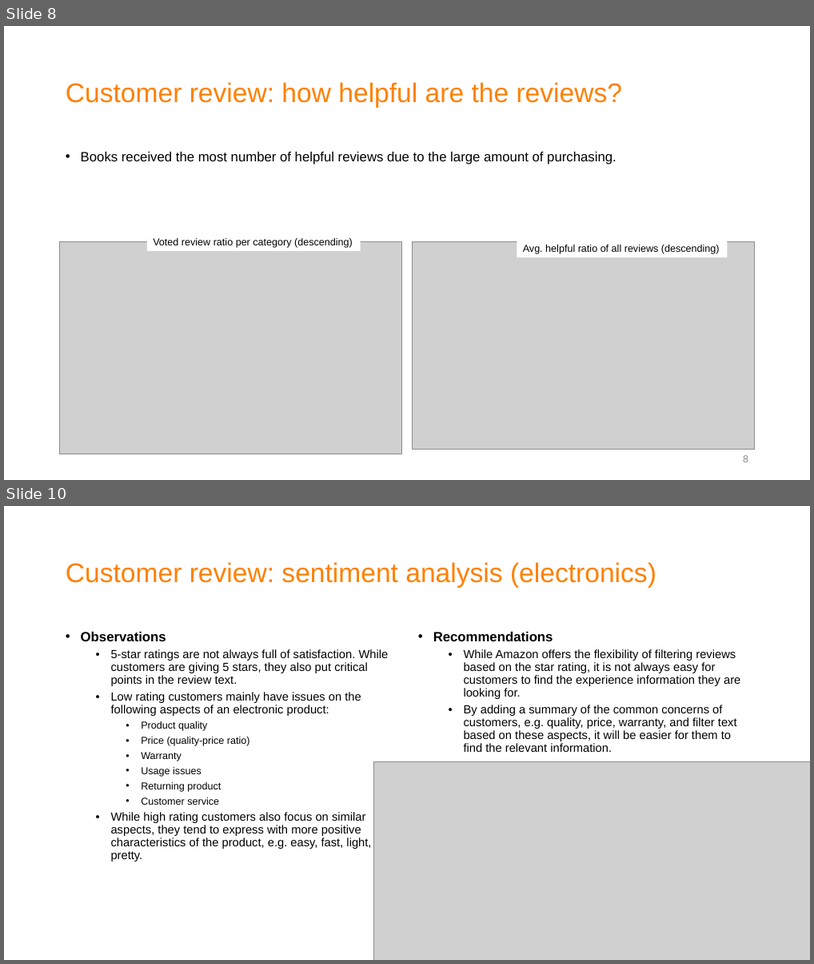
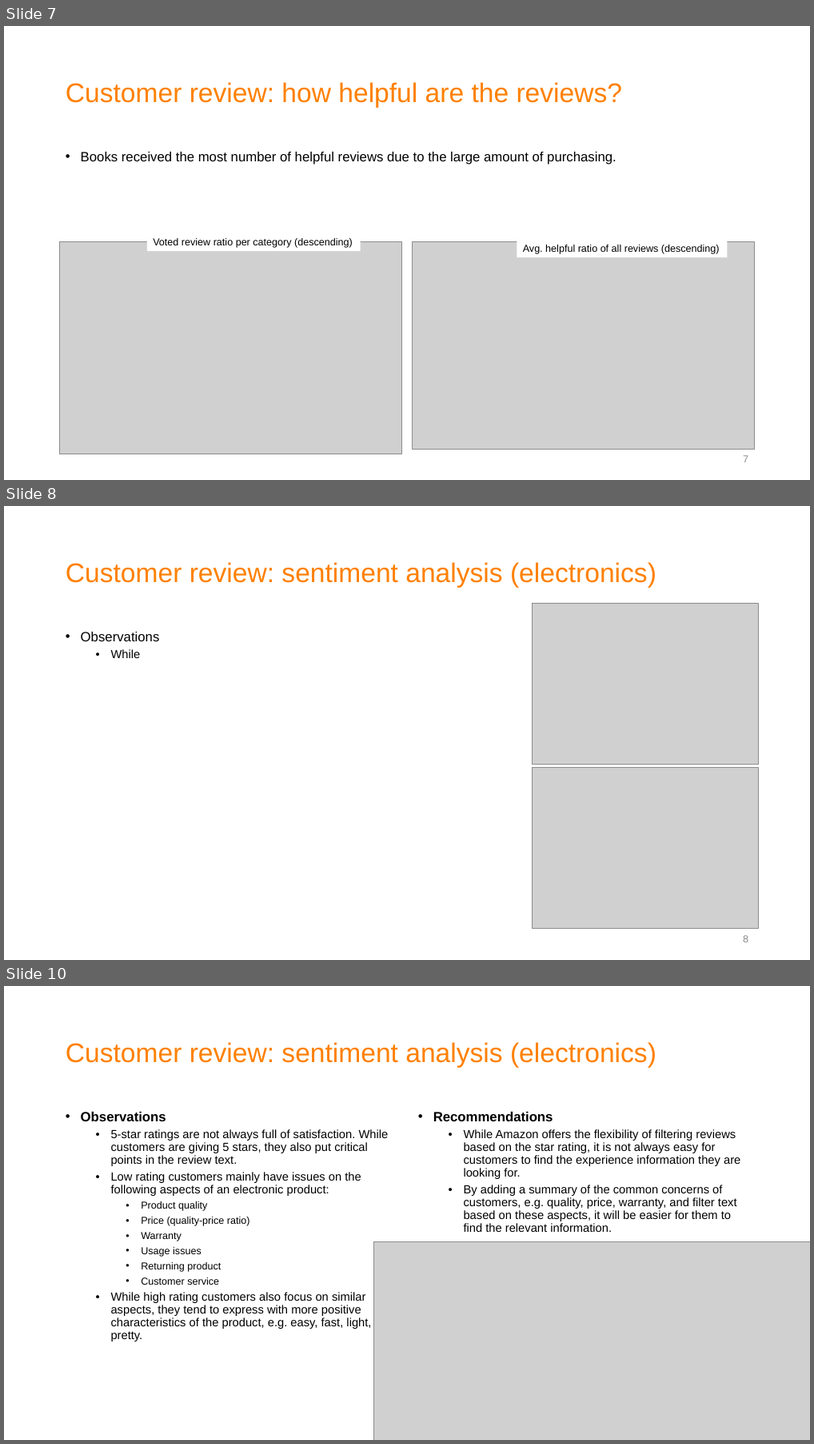
Before and after one commit to joyceXD/product-review, a slide deck: presentation/Product review analysis.pptx. Shown one above the other, each under a label of ours: slides 8 and 10 before the commit, slides 7, 8 and 10 after it; the slides between them are not shown. The pictures are 814x964 and 814x1444 pixels, drawn with LibreOffice and Linux fonts; fonts in the diff are those of the drawing; grey boxes stand for pictures. Boxes give left, top, right and bottom in pixels: in the first picture for what was removed or moved away, otherwise in the second. Text is boxed around its words. In the diff, an @@ line names an element or a change of style, - is before the commit and + after.

```diff
--- a/presentation/Product review analysis.pptx
+++ b/presentation/Product review analysis.pptx
@@ slide 8 added at [4, 506, 810, 960], background #FFFFFF @@
@@ title added at [66, 562, 657, 588], 32 pt, text #FF8000 @@
+Customer review: sentiment analysis (electronics)
@@ picture added at [533, 603, 759, 764] @@
@@ text added at [81, 632, 160, 658], 16 pt, text #000000 @@
+• Observations
+  • While
@@ picture added at [533, 768, 759, 928] @@
@@ page number added at [743, 935, 749, 942], 12 pt, text #8C8C8C @@
+8
@@ what was slide 8 is now slide 7 @@
@@ page number at [743, 455, 749, 462]: text changed @@
-8
+7
```
Also in this commit, not shown: 3 slides changed, 13 other files.
